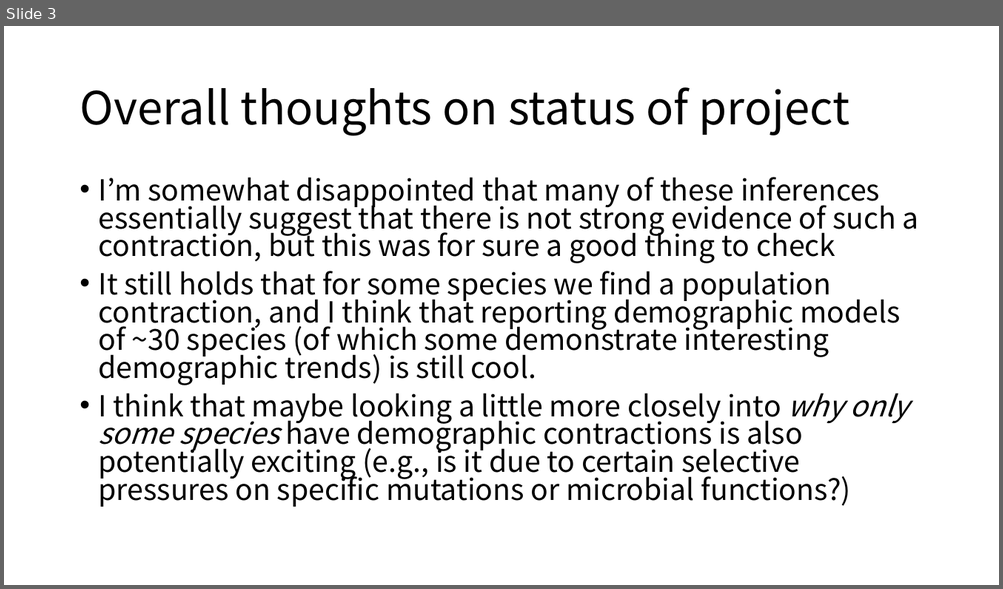
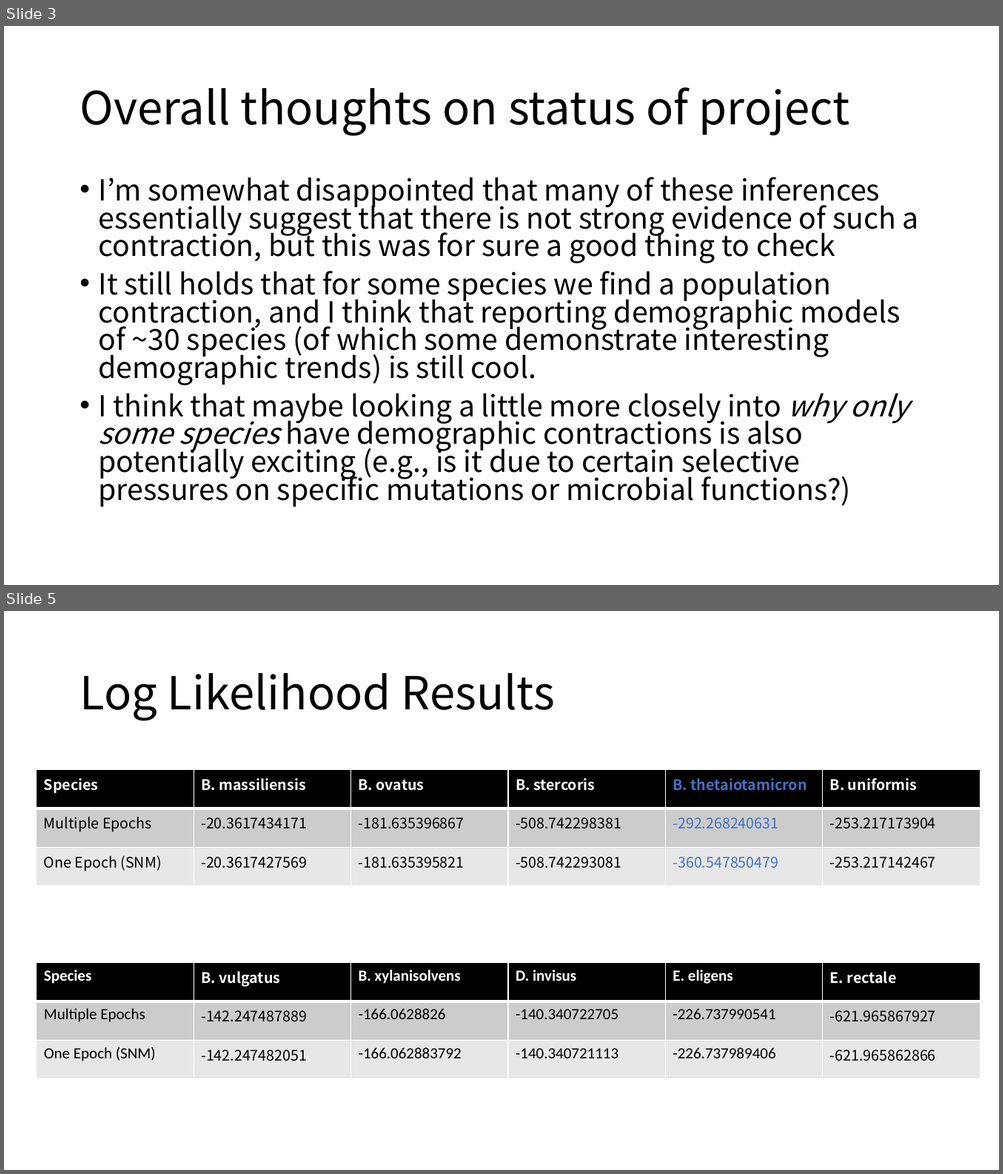
Before and after one commit to jon-mah/demo_for_ccgb, a slide deck: Summary/20220202_microbiome_demographic_slides.pptx. Shown one above the other, each under a label of ours: slide 3 before the commit, slides 3 and 5 after it; the slides between them are not shown. The pictures are 1003x589 and 1003x1174 pixels, drawn with LibreOffice and Linux fonts; fonts in the diff are those of the drawing. Boxes give left, top, right and bottom in pixels: in the first picture for what was removed or moved away, otherwise in the second. Text is boxed around its words. In the diff, an @@ line names an element or a change of style, - is before the commit and + after.

```diff
--- a/Summary/20220202_microbiome_demographic_slides.pptx
+++ b/Summary/20220202_microbiome_demographic_slides.pptx
@@ slide 5 added at (4, 611, 999, 1170), background #FFFFFF @@
@@ title added at (79, 673, 555, 721), 44 pt, text #000000 @@
+Log Likelihood Results
@@ table added at (36, 770, 981, 886), 3 rows, 6 columns @@
+Species | B. massiliensis | B. ovatus | B. stercoris | B. thetaiotamicron | B. uniformis
+Multiple Epochs | -20.3617434171 | -181.635396867 | -508.742298381 | -292.268240631 | -253.217173904
+One Epoch (SNM) | -20.3617427569 | -181.635395821 | -508.742293081 | -360.547850479 | -253.217142467
@@ table added at (36, 963, 981, 1079), 3 rows, 6 columns @@
+Species | B. vulgatus | B. xylanisolvens | D. invisus | E. eligens | E. rectale
+Multiple Epochs | -142.247487889 | -166.0628826 | -140.340722705 | -226.737990541 | -621.965867927
+One Epoch (SNM) | -142.247482051 | -166.062883792 | -140.340721113 | -226.737989406 | -621.965862866
```
Also in this commit, not shown: 2 slides changed, 1 other slide added.
